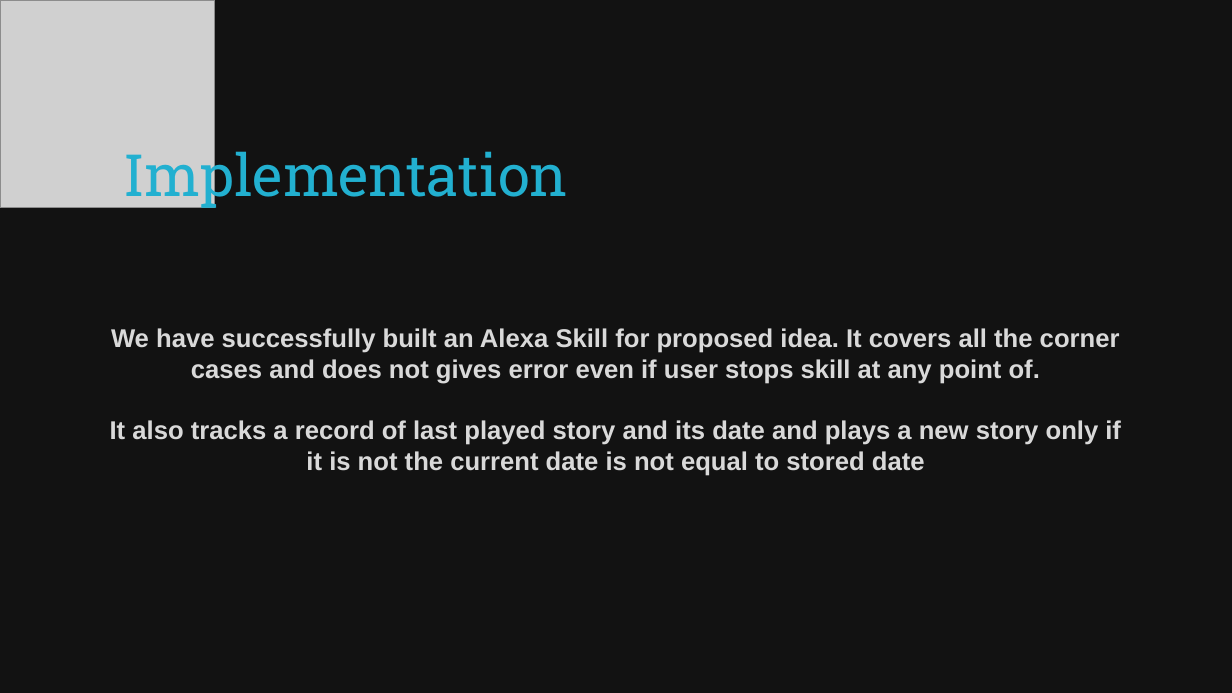
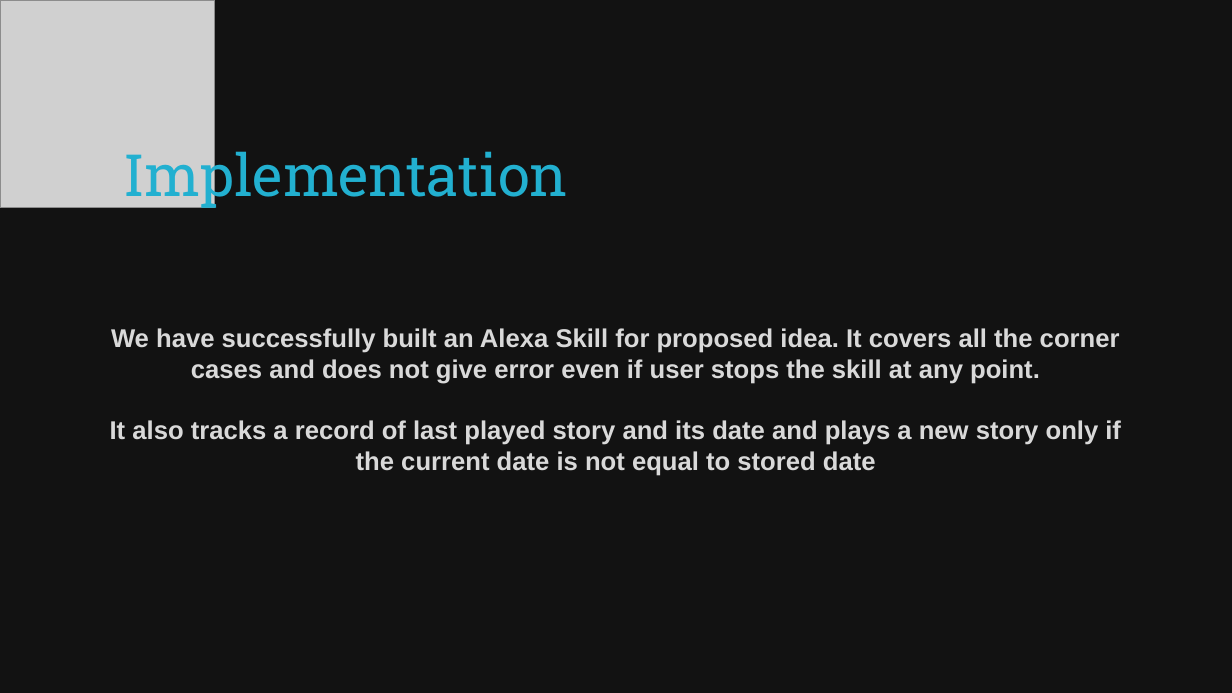
Before and after one commit to siddharthshubhampal/Sonpari-Tales-Alexa-Skill, a slide deck: slide 5 of Sonpari Tales deck.pptx. Drawn at 1232x693 pixels with LibreOffice and Linux fonts; fonts in the diff are those of the drawing; grey boxes stand for pictures. Boxes give left, top, right and bottom in pixels: in the first picture for what was removed or moved away, otherwise in the second. Text is boxed around its words. In the diff, an @@ line names an element or a change of style, - is before the commit and + after.

Commit message:
ppt updated

```diff
--- a/Sonpari Tales deck.pptx
+++ b/Sonpari Tales deck.pptx
@@ text at (110,328,1121,476): text changed @@
-We have successfully built an Alexa Skill for proposed idea. It covers all the corner cases and does not gives error even if user stops skill at any point of.
-It also tracks a record of last played story and its date and plays a new story only if it is not the current date is not equal to stored date
+We have successfully built an Alexa Skill for proposed idea. It covers all the corner cases and does not give error even if user stops the skill at any point.
+It also tracks a record of last played story and its date and plays a new story only if the current date is not equal to stored date
```
